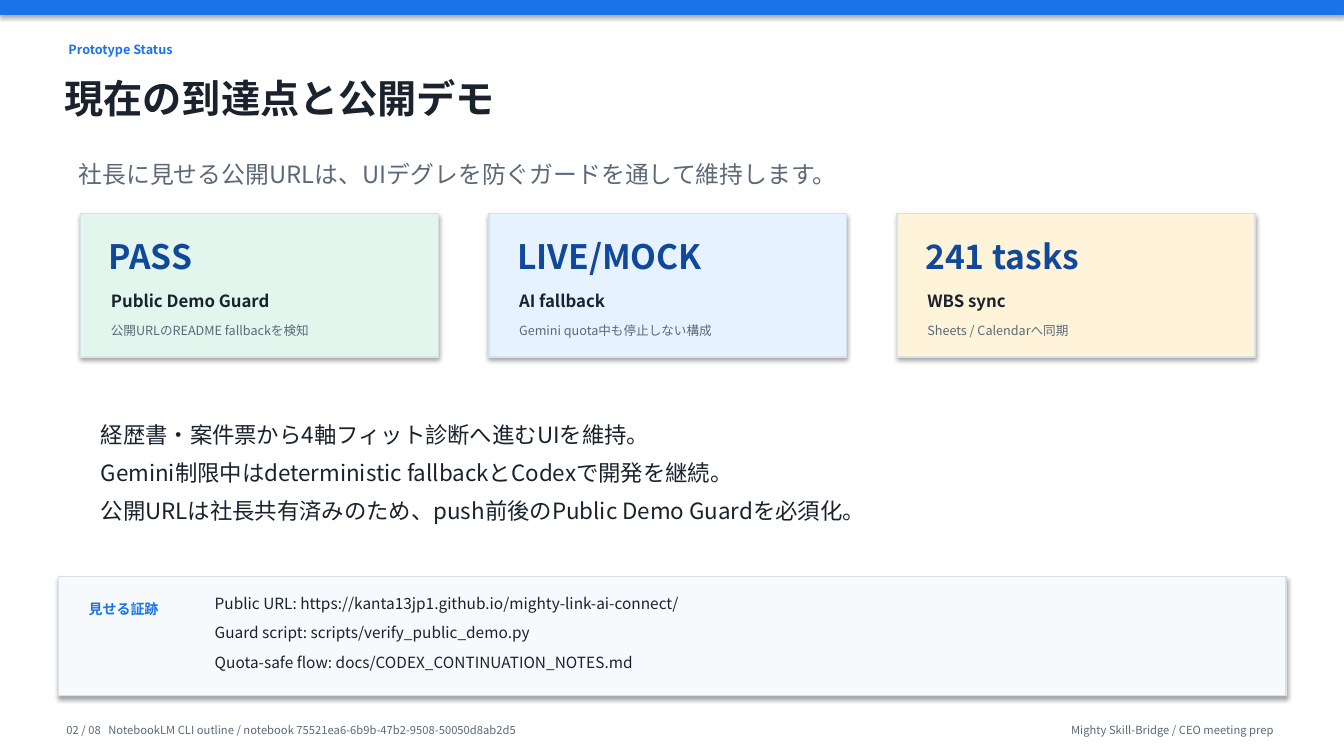
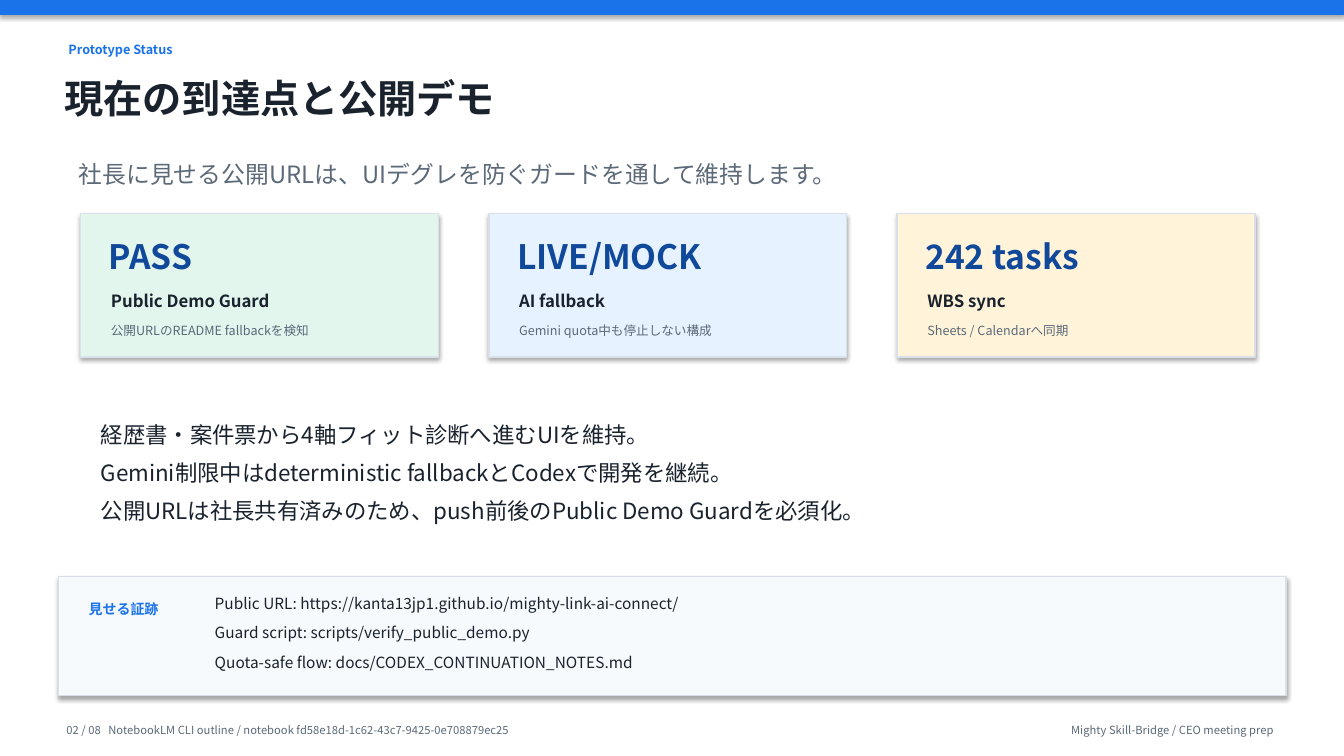
Before and after one commit to kanta13jp1/mighty-link-ai-connect, a slide deck: slide 2 of exports/knowledge_flow/mighty_skill_bridge_ceo_presentation_2026-06-02.pptx. Drawn at 1344x756 pixels with LibreOffice and Linux fonts; fonts in the diff are those of the drawing. Boxes give left, top, right and bottom in pixels: in the first picture for what was removed or moved away, otherwise in the second. Text is boxed around its words. In the diff, an @@ line names an element or a change of style, - is before the commit and + after.

```diff
--- a/exports/knowledge_flow/mighty_skill_bridge_ceo_presentation_2026-06-02.pptx
+++ b/exports/knowledge_flow/mighty_skill_bridge_ceo_presentation_2026-06-02.pptx
@@ text at (925, 242, 1079, 270): text changed @@
-241 tasks
+242 tasks
@@ text at (66, 725, 508, 734): text changed @@
-02 / 08 NotebookLM CLI outline / notebook 75521ea6-6b9b-47b2-9508-50050d8ab2d5
+02 / 08 NotebookLM CLI outline / notebook fd58e18d-1c62-43c7-9425-0e708879ec25
```
Also in this commit, not shown: 7 other slides changed, 29 other files.
